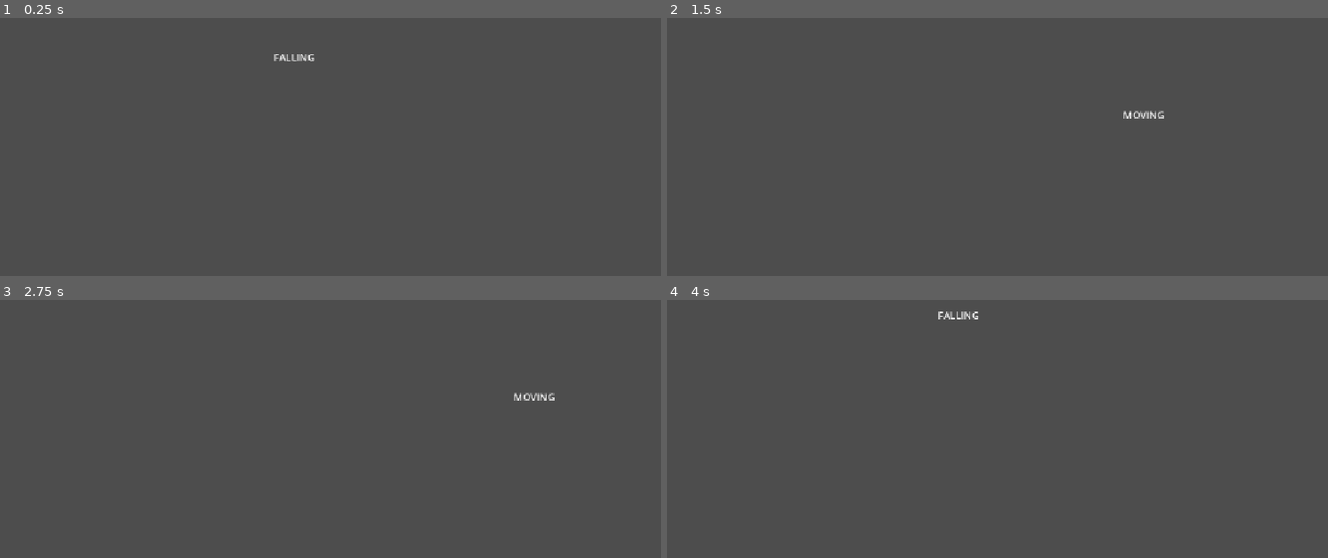
Above: before the commit, frames 1-4 (two rows, left to right).
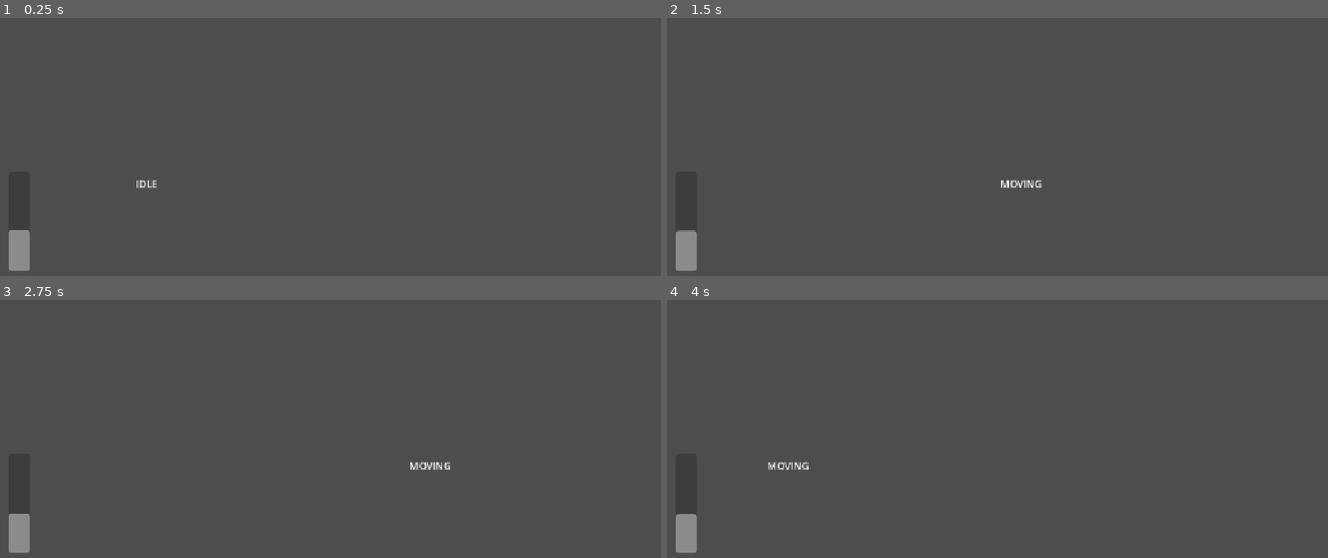
Above: after the commit, the same moments.

Repository: zt1ier/game-jam
Game: Godot game, scene res://scenes/levels/level_1/level_1.tscn
Same seed, same stepped clock (60 frames per second), same inputs: the game is played once before the commit and once after it. Before the commit the project starts from res://main.tscn.
Inputs:
- Up to frame 1 (0.25 s): no input
- Up to frame 2 (1.5 s): tap Enter at 0.5 s; hold D (move_right) from 0.53 s (still down); tap Space (interact) at 0.6, 1.35 s; tap W (jump) at 0.77 s
- Up to frame 3 (2.75 s): tap W (jump) at 1.52 s; release D (move_right) at 2.03 s; hold A (move_left) from 2.03 s (still down); tap Space (interact) at 2.1 s
- Up to frame 4 (4 s): keep holding A (move_left); tap Space (interact) at 2.85, 3.6 s; tap W (jump) at 3.02, 3.77 s

The runs differ from the first frame. In frame 1, 0.7% of the frame differs, in the area x 1-48%, y 14-98%; in frame 2, 0.8%, in the area x 1-76%, y 35-98%; in frame 3, 0.7%; in frame 4, 0.7%.

Commit message:
Level one draft

Diff:
--- a/imaginary-game-studios/gobbo-and-furny/the-forever-truffie/main.gd
+++ /dev/null
@@ -1,5 +0,0 @@
-extends Node2D
-
-
-func _on_death_floor_body_entered(body: Gobbo) -> void:
-	get_tree().reload_current_scene()
--- a/imaginary-game-studios/gobbo-and-furny/the-forever-truffie/main.tscn
+++ /dev/null
@@ -1,33 +0,0 @@
-[gd_scene load_steps=5 format=3 uid="uid://bu7m5bwxsutry"]
-
-[ext_resource type="Script" uid="uid://cx7hxw6m6xbq0" path="res://main.gd" id="1_0xm2m"]
-[ext_resource type="PackedScene" uid="uid://be7o78vygm7xu" path="res://scenes/gobbo.tscn" id="1_ig7tw"]
-
-[sub_resource type="RectangleShape2D" id="RectangleShape2D_0xm2m"]
-size = Vector2(480, 64)
-
-[sub_resource type="WorldBoundaryShape2D" id="WorldBoundaryShape2D_ig7tw"]
-
-[node name="Main" type="Node2D"]
-script = ExtResource("1_0xm2m")
-
-[node name="Gobbo" parent="." instance=ExtResource("1_ig7tw")]
-position = Vector2(480, 288)
-
-[node name="Floor" type="StaticBody2D" parent="."]
-
-[node name="CollisionShape2D" type="CollisionShape2D" parent="Floor"]
-position = Vector2(240, 480)
-shape = SubResource("RectangleShape2D_0xm2m")
-
-[node name="CollisionShape2D2" type="CollisionShape2D" parent="Floor"]
-position = Vector2(912, 480)
-shape = SubResource("RectangleShape2D_0xm2m")
-
-[node name="DeathFloor" type="Area2D" parent="."]
-
-[node name="CollisionShape2D" type="CollisionShape2D" parent="DeathFloor"]
-position = Vector2(576, 632)
-shape = SubResource("WorldBoundaryShape2D_ig7tw")
-
-[connection signal="body_entered" from="DeathFloor" to="." method="_on_death_floor_body_entered"]
--- a/imaginary-game-studios/gobbo-and-furny/the-forever-truffie/project.godot
+++ b/imaginary-game-studios/gobbo-and-furny/the-forever-truffie/project.godot
@@ -13,6 +13,10 @@
 config/name="The Forever Truffie"
 run/main_scene="uid://bu7m5bwxsutry"
 config/features=PackedStringArray("4.4", "GL Compatibility")
+
+[autoload]
+
+TruffieManager="*res://scripts/truffie_manager.gd"
 
 [display]
 
--- a/imaginary-game-studios/gobbo-and-furny/the-forever-truffie/scenes/gobbo.tscn
+++ b/imaginary-game-studios/gobbo-and-furny/the-forever-truffie/scenes/gobbo.tscn
@@ -3,7 +3,7 @@
 [ext_resource type="Script" uid="uid://ilbo27i7axps" path="res://scripts/gobbo.gd" id="1_840my"]
 
 [sub_resource type="RectangleShape2D" id="RectangleShape2D_d7vtf"]
-size = Vector2(32, 32)
+size = Vector2(64, 64)
 
 [node name="Gobbo" type="CharacterBody2D"]
 script = ExtResource("1_840my")
--- /dev/null
+++ b/imaginary-game-studios/gobbo-and-furny/the-forever-truffie/scenes/levels/level_1/level_1.tscn
@@ -0,0 +1,74 @@
+[gd_scene load_steps=7 format=3 uid="uid://bu7m5bwxsutry"]
+
+[ext_resource type="Script" uid="uid://cus2ot3gpv2vk" path="res://scripts/levels/level_1/level_1.gd" id="1_fngju"]
+[ext_resource type="PackedScene" uid="uid://be7o78vygm7xu" path="res://scenes/gobbo.tscn" id="2_5o1mp"]
+[ext_resource type="PackedScene" uid="uid://bad3txjnon78j" path="res://scenes/levels/level_1/truffroot_chunk.tscn" id="3_5o1mp"]
+[ext_resource type="PackedScene" uid="uid://cio3ou8hj73vv" path="res://scenes/truffie.tscn" id="4_spwf2"]
+
+[sub_resource type="WorldBoundaryShape2D" id="WorldBoundaryShape2D_ig7tw"]
+normal = Vector2(0, -7)
+
+[sub_resource type="RectangleShape2D" id="RectangleShape2D_g2h75"]
+size = Vector2(951.714, 67.7307)
+
+[node name="Level1" type="Node2D"]
+script = ExtResource("1_fngju")
+
+[node name="Gobbo" parent="." instance=ExtResource("2_5o1mp")]
+position = Vector2(241, 524)
+
+[node name="Floor" type="StaticBody2D" parent="."]
+
+[node name="CollisionShape2D" type="CollisionShape2D" parent="Floor"]
+position = Vector2(576, 576)
+shape = SubResource("WorldBoundaryShape2D_ig7tw")
+
+[node name="HighTruffieNodes" type="Node2D" parent="."]
+
+[node name="TruffrootBridge" type="StaticBody2D" parent="HighTruffieNodes"]
+position = Vector2(799, 429)
+rotation = 2.8798
+
+[node name="CollisionShape2D" type="CollisionShape2D" parent="HighTruffieNodes/TruffrootBridge"]
+rotation = -0.0890118
+shape = SubResource("RectangleShape2D_g2h75")
+
+[node name="LowTruffieNodes" type="Node2D" parent="."]
+
+[node name="TruffrootChunk1" parent="LowTruffieNodes" instance=ExtResource("3_5o1mp")]
+position = Vector2(417, 515)
+
+[node name="TruffrootChunk2" parent="LowTruffieNodes" instance=ExtResource("3_5o1mp")]
+position = Vector2(546, 457)
+initial_fall_delay = 2.0
+
+[node name="TruffrootChunk3" parent="LowTruffieNodes" instance=ExtResource("3_5o1mp")]
+position = Vector2(679, 418)
+initial_fall_delay = 2.5
+
+[node name="TruffrootChunk4" parent="LowTruffieNodes" instance=ExtResource("3_5o1mp")]
+position = Vector2(823, 364)
+initial_fall_delay = 3.0
+
+[node name="TruffrootChunk5" parent="LowTruffieNodes" instance=ExtResource("3_5o1mp")]
+position = Vector2(964, 308)
+initial_fall_delay = 3.5
+
+[node name="Truffie" parent="." instance=ExtResource("4_spwf2")]
+position = Vector2(312, 552)
+
+[node name="Truffie2" parent="." instance=ExtResource("4_spwf2")]
+position = Vector2(185, 556)
+
+[node name="Truffie3" parent="." instance=ExtResource("4_spwf2")]
+position = Vector2(130, 556)
+
+[node name="TruffieMeter" type="ProgressBar" parent="."]
+offset_left = 16.0
+offset_top = 472.0
+offset_right = 51.0
+offset_bottom = 634.0
+max_value = 50.0
+value = 20.0
+fill_mode = 3
+show_percentage = false
--- /dev/null
+++ b/imaginary-game-studios/gobbo-and-furny/the-forever-truffie/scenes/levels/level_1/truffroot_chunk.tscn
@@ -0,0 +1,18 @@
+[gd_scene load_steps=3 format=3 uid="uid://bad3txjnon78j"]
+
+[ext_resource type="Script" uid="uid://xsjsif2lsjve" path="res://scripts/levels/level_1/truffroot_chunk.gd" id="1_jfx5h"]
+
+[sub_resource type="RectangleShape2D" id="RectangleShape2D_uopxu"]
+size = Vector2(96, 96)
+
+[node name="TruffrootChunk1" type="StaticBody2D"]
+script = ExtResource("1_jfx5h")
+
+[node name="CollisionShape2D" type="CollisionShape2D" parent="."]
+shape = SubResource("RectangleShape2D_uopxu")
+
+[node name="VisibleOnScreenNotifier2D" type="VisibleOnScreenNotifier2D" parent="."]
+position = Vector2(4.76837e-06, 9.53674e-07)
+scale = Vector2(4.8, 4.8)
+
+[connection signal="screen_exited" from="VisibleOnScreenNotifier2D" to="." method="_on_screen_exited"]
--- /dev/null
+++ b/imaginary-game-studios/gobbo-and-furny/the-forever-truffie/scenes/truffie.tscn
@@ -0,0 +1,15 @@
+[gd_scene load_steps=3 format=3 uid="uid://cio3ou8hj73vv"]
+
+[ext_resource type="Script" uid="uid://0417a2odlrvc" path="res://scripts/truffie.gd" id="1_odtpf"]
+
+[sub_resource type="RectangleShape2D" id="RectangleShape2D_oy4o3"]
+size = Vector2(32, 32)
+
+[node name="Truffie" type="Area2D"]
+script = ExtResource("1_odtpf")
+
+[node name="CollisionShape2D" type="CollisionShape2D" parent="."]
+shape = SubResource("RectangleShape2D_oy4o3")
+
+[connection signal="body_entered" from="." to="." method="_on_body_entered"]
+[connection signal="body_exited" from="." to="." method="_on_body_exited"]
--- a/imaginary-game-studios/gobbo-and-furny/the-forever-truffie/scripts/gobbo.gd
+++ b/imaginary-game-studios/gobbo-and-furny/the-forever-truffie/scripts/gobbo.gd
@@ -3,7 +3,7 @@
 
 # default movement
 const SPEED: float = 400.0
-const JUMP_VELOCITY: float = -500.0
+const JUMP_VELOCITY: float = -1000.0
 const AIR_CONTROL: float = 2.0
 const FRICTION: float = 2000.0
 
@@ -96,7 +96,7 @@
 
 
 func _process_falling(delta: float) -> void:
-	var fall_speed = lerp(velocity.y, get_gravity().y, AIR_CONTROL * delta)
+	var fall_speed = lerp(velocity.y, get_gravity().y * 1.35, AIR_CONTROL * delta)
 	velocity.y = fall_speed
 
 	# give gradual air control, but preserve primary directional momentum
--- /dev/null
+++ b/imaginary-game-studios/gobbo-and-furny/the-forever-truffie/scripts/levels/level_1/level_1.gd
@@ -0,0 +1,76 @@
+class_name LevelOne extends Node2D
+
+
+const TRUFFROOT_CHUNK = preload("res://scenes/levels/level_1/truffroot_chunk.tscn")
+
+
+var original_chunks: Array[TruffrootChunk] = []
+var chunk_positions: Array[Vector2] = []
+var active_chunks: int = 0
+
+
+@onready var high_nodes: Node2D = $HighTruffieNodes
+@onready var low_nodes: Node2D = $LowTruffieNodes
+@onready var truffie_meter: ProgressBar = $TruffieMeter
+
+
+func _ready() -> void:
+	TruffieManager.connect("meter_changed", Callable(self, "_on_truffie_meter_changed"))
+
+	truffie_meter.max_value = 50
+
+	_on_truffie_meter_changed()
+
+	# store initial chunk references and positions
+	for chunk in low_nodes.get_children():
+		if chunk is TruffrootChunk:
+			original_chunks.append(chunk)
+			chunk_positions.append(chunk.global_position)
+			chunk.connect("done_falling", Callable(self, "_on_chunk_done_falling"))
+			chunk.hide()
+
+	# begin first drop cycle
+	_start_drop_cycle()
+
+
+func _start_drop_cycle() -> void:
+	if active_chunks > 0:
+		return
+
+	active_chunks = original_chunks.size()
+
+	for i in range(original_chunks.size()):
+		var chunk := original_chunks[i]
+		var target_pos := chunk_positions[i]
+		chunk.reset(target_pos)
+
+
+func _on_chunk_done_falling(chunk: TruffrootChunk) -> void:
+	active_chunks -= 1
+	if active_chunks <= 0:
+		_start_drop_cycle()
+
+
+func _on_truffie_meter_changed() -> void:
+	truffie_meter.value = TruffieManager.truffie_meter
+	if TruffieManager.truffie_meter >= 30:
+		_set_nodes(high_nodes, true)
+		_set_nodes(low_nodes, false)
+	else:
+		_set_nodes(high_nodes, false)
+		_set_nodes(low_nodes, true)
+
+		print(active_chunks)
+		if active_chunks <= 0:
+			_start_drop_cycle()
+
+
+func _set_nodes(nodes: Node, enabled: bool) -> void:
+	for node in nodes.get_children():
+		if not node:
+			continue
+		node.visible = enabled
+		if node is CollisionObject2D:
+			for child in node.get_children():
+				if child is CollisionShape2D:
+					child.disabled = not enabled
--- /dev/null
+++ b/imaginary-game-studios/gobbo-and-furny/the-forever-truffie/scripts/levels/level_1/truffroot_chunk.gd
@@ -0,0 +1,97 @@
+class_name TruffrootChunk extends StaticBody2D
+
+
+signal done_falling(chunk: TruffrootChunk)
+
+
+@export var hover_position: Vector2 = Vector2.ZERO
+@export var hover_duration: float = 2.5
+
+@export var fall_gravity: float = 1000.0
+@export var max_fall_speed: float = 1750.0
+@export var initial_fall_delay: float = 1.5
+
+@export var hover_bob_amp: float = 4.0
+@export var hover_bob_speed: float = 6.0
+
+
+enum State {
+	WAITING,
+	FALLING_TO_HOVER,
+	HOVERING,
+	FALLING_FINAL,
+}
+
+
+var state: State = State.WAITING
+var fall_speed: float = 0.0
+
+var hover_timer: float = 0.0
+var hover_bob: float = 0.0
+var base_y: float = 0.0
+
+
+@onready var collision: CollisionShape2D = $CollisionShape2D
+
+
+func reset(hover_pos: Vector2) -> void:
+	hover_position = hover_pos
+	position = Vector2(hover_position.x, -500)
+
+	initial_fall_delay += randf_range(-0.1, 0.2)
+
+	state = State.WAITING
+
+	fall_speed = 0.0
+	hover_bob = 0.0
+	base_y = 0.0
+
+	collision.disabled = false
+	hide()
+
+	await get_tree().create_timer(initial_fall_delay).timeout
+
+	state = State.FALLING_TO_HOVER
+	show()
+
+
+func _physics_process(delta: float) -> void:
+	match state:
+		State.FALLING_TO_HOVER:
+			fall_speed = min(fall_speed + fall_gravity * delta, max_fall_speed)
+			position.y += fall_speed * delta
+
+			if position.y >= hover_position.y:
+				position.y = hover_position.y
+				base_y = position.y
+				hover_timer = hover_duration
+				fall_speed = 0.0
+				hover_bob = 0.0
+				state = State.HOVERING
+
+		State.HOVERING:
+			hover_timer -= delta
+			_hover_bobbing(delta)
+			if hover_timer <= 0.0:
+				state = State.FALLING_FINAL
+				collision.disabled = false
+				position.y = base_y
+
+		State.FALLING_FINAL:
+			fall_speed = min(fall_speed + fall_gravity * delta, max_fall_speed)
+			position.y += fall_speed * delta
+
+
+func _hover_bobbing(delta: float) -> void:
+	hover_bob += delta
+	position.y = base_y + sin(hover_bob * hover_bob_speed) * hover_bob_amp
+
+
+func _on_screen_exited() -> void:
+	hide()
+	state = State.WAITING
+
+	fall_speed = 0.0
+	collision.disabled = true
+
+	done_falling.emit(self)
--- /dev/null
+++ b/imaginary-game-studios/gobbo-and-furny/the-forever-truffie/scripts/truffie.gd
@@ -0,0 +1,27 @@
+class_name Truffie extends Area2D
+
+
+@export var truffie_amount: int = 5
+
+
+var is_player_nearby: bool = false
+
+
+func _ready() -> void:
+	if not is_connected("body_entered", Callable(self, "_on_body_entered")):
+		connect("body_entered", Callable(self, "_on_body_entered"))
+	if not is_connected("body_exited", Callable(self, "_on_body_exited")):
+		connect("body_exited", Callable(self, "_on_body_exited"))
+
+
+func _physics_process(delta: float) -> void:
+	if is_player_nearby and Input.is_action_just_pressed("interact"):
+		TruffieManager.increase_meter(truffie_amount)
+
+
+func _on_body_entered(body: Gobbo) -> void:
+	is_player_nearby = true
+
+
+func _on_body_exited(body: Gobbo) -> void:
+	is_player_nearby = false
--- /dev/null
+++ b/imaginary-game-studios/gobbo-and-furny/the-forever-truffie/scripts/truffie_manager.gd
@@ -0,0 +1,23 @@
+extends Node
+
+
+signal meter_changed
+
+
+var truffie_meter: float = 20
+
+
+func _physics_process(delta: float) -> void:
+	decrease_meter_over_time(delta)
+
+
+func increase_meter(amount: float) -> void:
+	if truffie_meter < 50:
+		truffie_meter += amount
+		meter_changed.emit()
+
+
+func decrease_meter_over_time(delta: float) -> void:
+	truffie_meter -= delta * 0.25
+	print(truffie_meter)
+	meter_changed.emit()
Not shown, removed: imaginary-game-studios/gobbo-and-furny/the-forever-truffie/main.gd.uid
Not shown, added: imaginary-game-studios/gobbo-and-furny/the-forever-truffie/scripts/levels/level_1/level_1.gd.uid
Not shown, added: imaginary-game-studios/gobbo-and-furny/the-forever-truffie/scripts/levels/level_1/truffroot_chunk.gd.uid
Not shown, added: imaginary-game-studios/gobbo-and-furny/the-forever-truffie/scripts/truffie.gd.uid
Not shown, added: imaginary-game-studios/gobbo-and-furny/the-forever-truffie/scripts/truffie_manager.gd.uid
